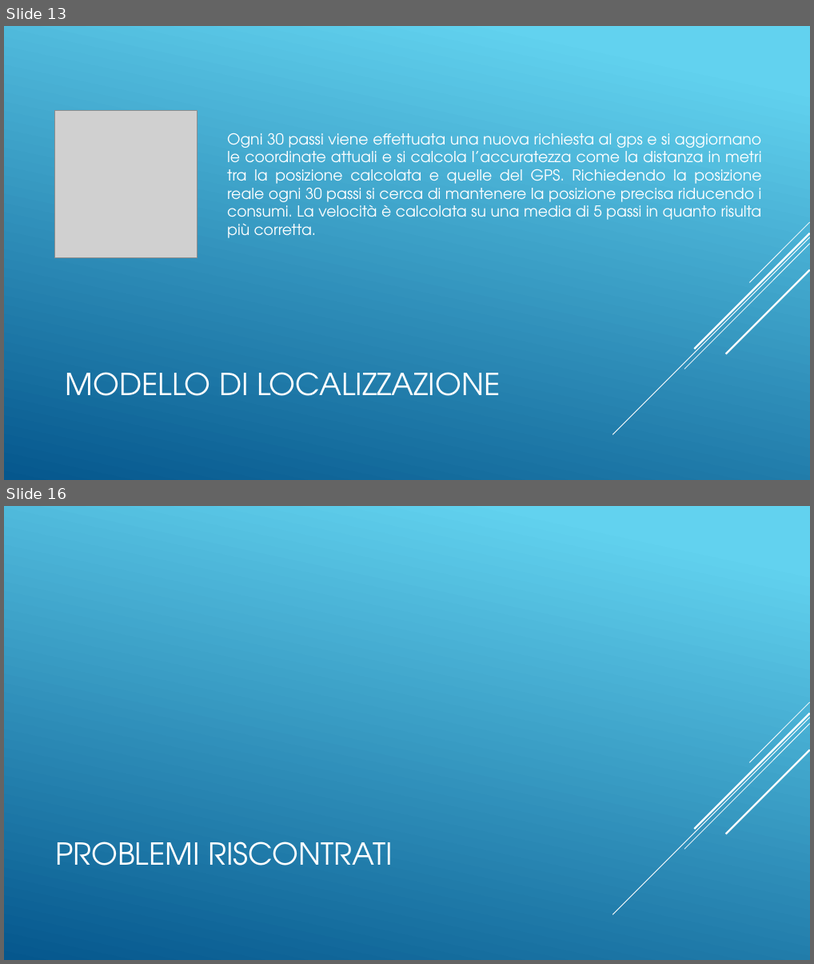
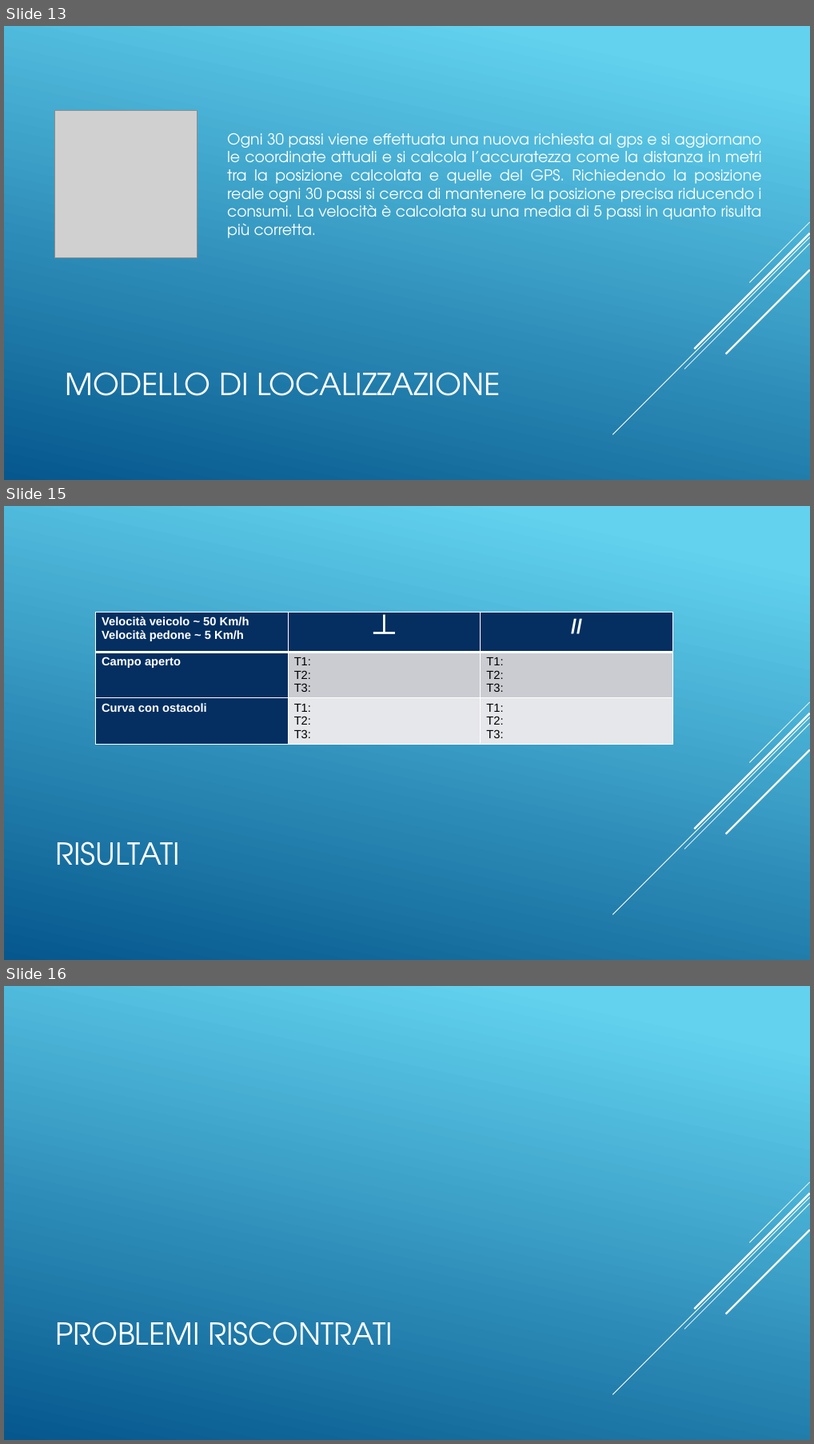
Before and after one commit to Siber93/CarAlertSystem, a slide deck: doc/Vehicles_VS_Humans.pptx. Shown one above the other, each under a label of ours: slides 13 and 16 before the commit, slides 13, 15 and 16 after it; the slides between them are not shown. The pictures are 814x964 and 814x1444 pixels, drawn with LibreOffice and Linux fonts; fonts in the diff are those of the drawing; grey boxes stand for pictures. Boxes give left, top, right and bottom in pixels: in the first picture for what was removed or moved away, otherwise in the second. Text is boxed around its words. In the diff, an @@ line names an element or a change of style, - is before the commit and + after.

Commit message:
Inserita tabella risultati in slides

```diff
--- a/doc/Vehicles_VS_Humans.pptx
+++ b/doc/Vehicles_VS_Humans.pptx
@@ slide 15 added at <box>4,506,810,960</box>, background gradient #62D2EF to #05578D; not listed: 5 template elements that a slide beside it also shows @@
@@ table added at <box>96,612,673,752</box>, 3 rows, 3 columns @@
+Velocità veicolo ~ 50 Km/h / Velocità pedone ~ 5 Km/h | ┴ | //
+Campo aperto | T1: / T2: / T3: | T1: / T2: / T3:
+Curva con ostacoli | T1: / T2: / T3: | T1: / T2: / T3:
@@ title added at <box>55,841,180,865</box>, 36 pt, text #FFFFFF @@
+RISULTATI
```
Also in this commit, not shown: 1 slide removed.
